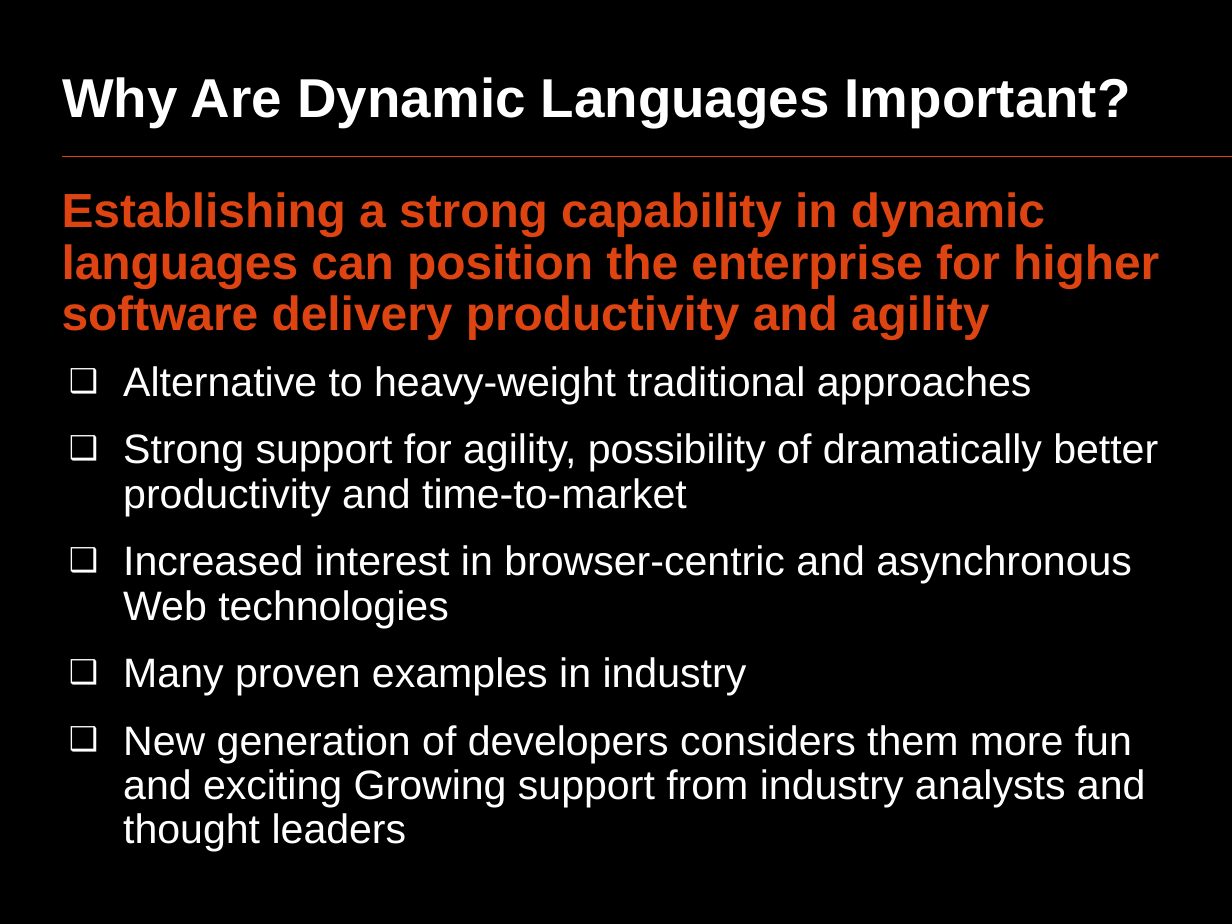
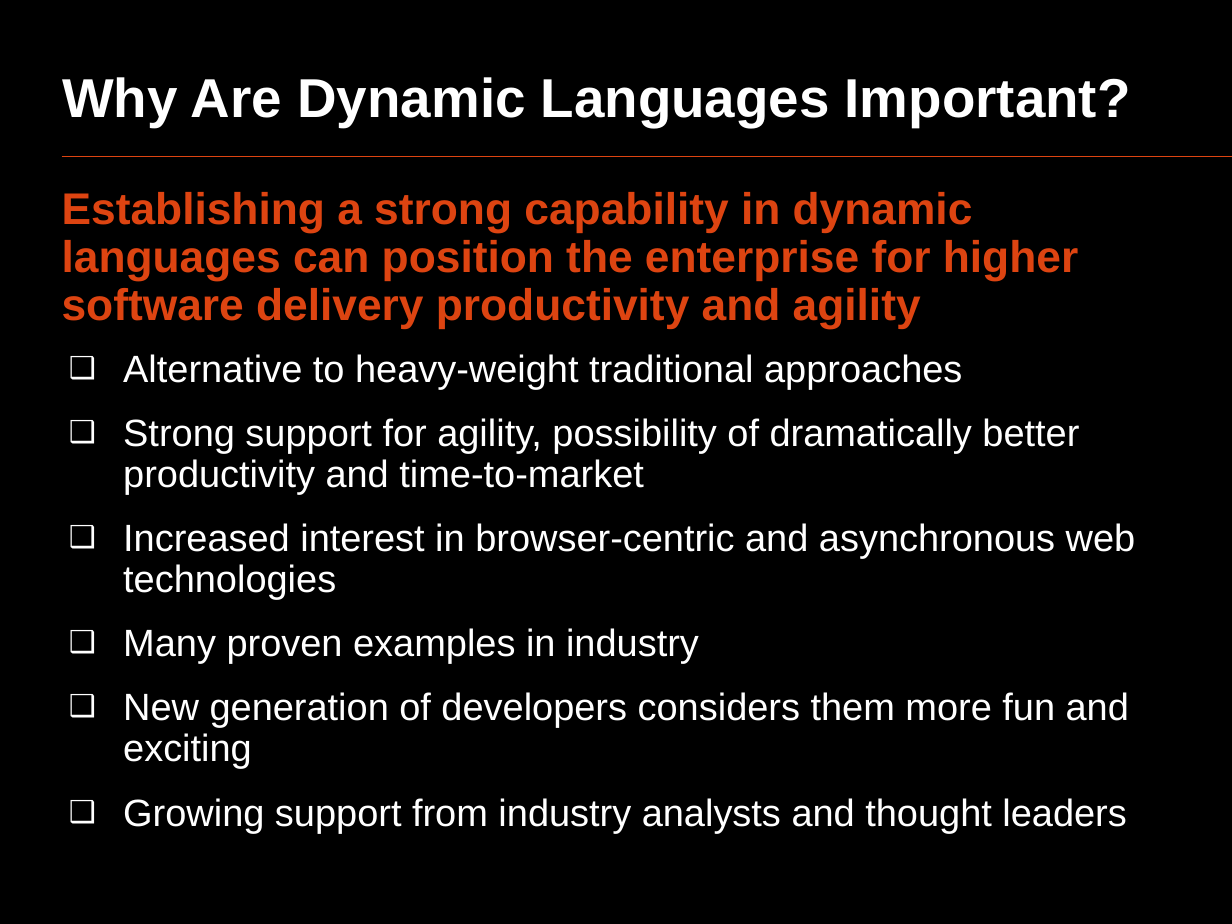
Before and after one commit to oscarrenalias/openslava-2013, a slide deck: slide 17 of Dynamic languages/OpenSlava 2013 - Dynamic languages.pptx. Drawn at 1232x924 pixels with LibreOffice and Linux fonts; fonts in the diff are those of the drawing. Boxes give left, top, right and bottom in pixels: in the first picture for what was removed or moved away, otherwise in the second. Text is boxed around its words. In the diff, an @@ line names an element or a change of style, - is before the commit and + after.

```diff
--- a/Dynamic languages/OpenSlava 2013 - Dynamic languages.pptx
+++ b/Dynamic languages/OpenSlava 2013 - Dynamic languages.pptx
@@ text at [62,192,1079,663]: size 28 to 25.9 pt in "Establishing a strong capability in dynamic languages ..."; size 24 to 22.2 pt in "Alternative to heavy-weight traditional approaches", "Strong support for agility, possibility of dramatically ...", "Many proven examples in industry" @@
@@ text at [123,523,1136,599]: text changed; size 24 to 22.2 pt @@
-  ❑ Increased interest in browser-centric and asynchronous Web technologies
+  ❑ Increased interest in browser-centric and asynchronous web technologies
@@ text at [123,692,1129,833]: text changed; size 24 to 22.2 pt @@
-  ❑ New generation of developers considers them more fun and exciting Growing support from industry analysts and thought leaders
+  ❑ New generation of developers considers them more fun and exciting
+  ❑ Growing support from industry analysts and thought leaders
```
Also in this commit, not shown: 9 other slides changed, 1 slide added, 1 slide removed.
